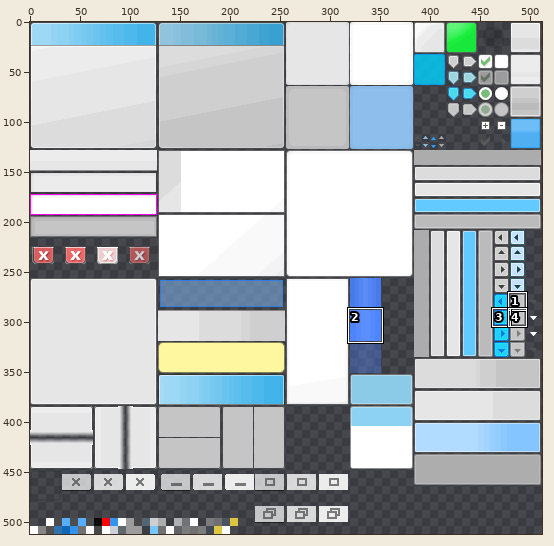
Sprite sheet: OpenSauce/Halo1/Halo1_CE/Resources/OpenSauceUI/textures/OpenSauceUISkin.png. Above, an overview of the earlier version with the close-up marked.
Close-up. Before:
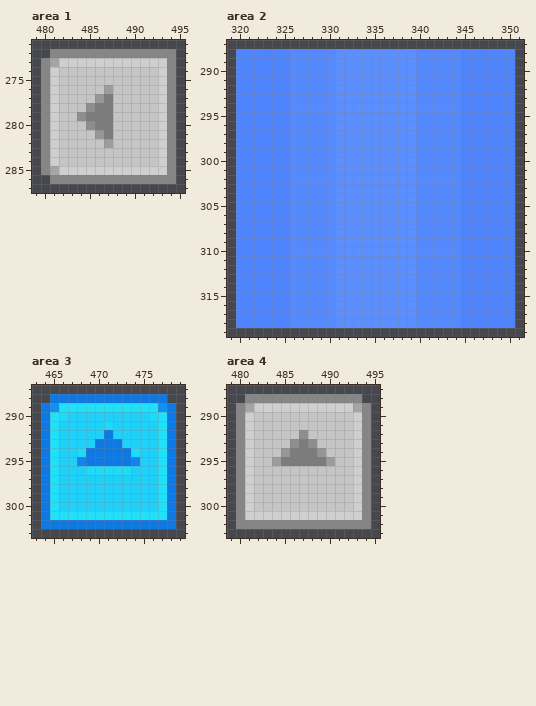
The file is 512x512 pixels. Pixels under 10% opacity are left out. Colours within 5 levels of each other are drawn and written as one. Shown: area 1: x 479..495, y 271..287; area 2: x 319..351, y 287..319; area 3: x 463..479, y 287..303; area 4: x 479..495, y 287..303. The commit also changed other parts of the picture, which this record leaves out.
After:
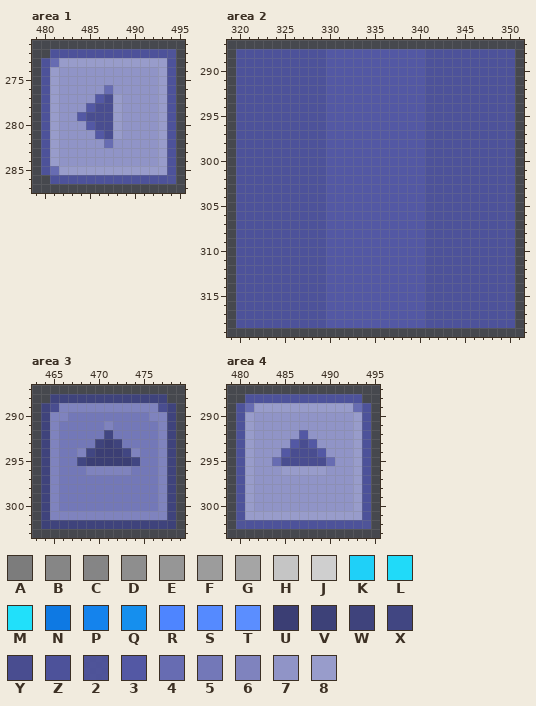
Palette (. is transparent): A #7c7c7c  B #868686  C #888888f5  D #8e8e8e  E #969696  F #9c9c9c  G #a5a5a5  H #c5c5c5  J #cfcfcf  K #1fd0f8  L #20daf9  M #21e0fa  N #0d7ae6fa  P #1483ed  Q #158fee  R #4e85ff  S #558aff  T #5b8eff  U #3b3e74  V #3d417af5  W #3f437c  X #414682  Y #494d90  Z #4d529a  2 #4f549cf5  3 #5358a4  4 #676cb2  5 #7378b8  6 #7f83be  7 #9094c7  8 #989ccb
The edit:
--- area 1
@@ x 479..495 @@
 271 .................
-272 ..BBBBBBBBBBBBBC.
-273 .BGJJJJJJJJJJJJB.
-274 .BJHHHHHHHHHHHJB.
-275 .BJHHHHHHHHHHHJB.
-276 .BJHHHHHFHHHHHJB.
-277 .BJHHHHEAHHHHHJB.
-278 .BJHHHDAAHHHHHJB.
-279 .BJHHDAAAHHHHHJB.
-280 .BJHHHDAAHHHHHJB.
-281 .BJHHHHEAHHHHHJB.
-282 .BJHHHHHFHHHHHJB.
-283 .BJHHHHHHHHHHHJB.
-284 .BJHHHHHHHHHHHJB.
-285 .BGJJJJJJJJJJJJB.
-286 ..BBBBBBBBBBBBBC.
+272 ..ZZZZZZZZZZZZZ2.
+273 .Z4888888888888Z.
+274 .Z8777777777778Z.
+275 .Z8777777777778Z.
+276 .Z8777774777778Z.
+277 .Z877773Y877778Z.
+278 .Z87773YY877778Z.
+279 .Z8773YYY877778Z.
+280 .Z87773YY877778Z.
+281 .Z877773Y877778Z.
+282 .Z8777774777778Z.
+283 .Z8777777777778Z.
+284 .Z8777777777778Z.
+285 .Z4888888888888Z.
+286 ..ZZZZZZZZZZZZZ2.
 287 .................
--- area 2
@@ x 319..351 @@
 287 .................................
-288 .RRRRRRSSSSSTTTTTTTTTSSSSSRRRRRR.
-289 .RRRRRRSSSSSTTTTTTTTTSSSSSRRRRRR.
-290 .RRRRRRSSSSSTTTTTTTTTSSSSSRRRRRR.
-291 .RRRRRRSSSSSTTTTTTTTTSSSSSRRRRRR.
-292 .RRRRRRSSSSSTTTTTTTTTSSSSSRRRRRR.
-293 .RRRRRRSSSSSTTTTTTTTTSSSSSRRRRRR.
-294 .RRRRRRSSSSSTTTTTTTTTSSSSSRRRRRR.
-295 .RRRRRRSSSSSTTTTTTTTTSSSSSRRRRRR.
-296 .RRRRRRSSSSSTTTTTTTTTSSSSSRRRRRR.
-297 .RRRRRRSSSSSTTTTTTTTTSSSSSRRRRRR.
-298 .RRRRRRSSSSSTTTTTTTTTSSSSSRRRRRR.
-299 .RRRRRRSSSSSTTTTTTTTTSSSSSRRRRRR.
-300 .RRRRRRSSSSSTTTTTTTTTSSSSSRRRRRR.
-301 .RRRRRRSSSSSTTTTTTTTTSSSSSRRRRRR.
-302 .RRRRRRSSSSSTTTTTTTTTSSSSSRRRRRR.
-303 .RRRRRRSSSSSTTTTTTTTTSSSSSRRRRRR.
-304 .RRRRRRSSSSSTTTTTTTTTSSSSSRRRRRR.
-305 .RRRRRRSSSSSTTTTTTTTTSSSSSRRRRRR.
-306 .RRRRRRSSSSSTTTTTTTTTSSSSSRRRRRR.
-307 .RRRRRRSSSSSTTTTTTTTTSSSSSRRRRRR.
-308 .RRRRRRSSSSSTTTTTTTTTSSSSSRRRRRR.
-309 .RRRRRRSSSSSTTTTTTTTTSSSSSRRRRRR.
-310 .RRRRRRSSSSSTTTTTTTTTSSSSSRRRRRR.
-311 .RRRRRRSSSSSTTTTTTTTTSSSSSRRRRRR.
-312 .RRRRRRSSSSSTTTTTTTTTSSSSSRRRRRR.
-313 .RRRRRRSSSSSTTTTTTTTTSSSSSRRRRRR.
-314 .RRRRRRSSSSSTTTTTTTTTSSSSSRRRRRR.
-315 .RRRRRRSSSSSTTTTTTTTTSSSSSRRRRRR.
-316 .RRRRRRSSSSSTTTTTTTTTSSSSSRRRRRR.
-317 .RRRRRRSSSSSTTTTTTTTTSSSSSRRRRRR.
-318 .RRRRRRSSSSSTTTTTTTTTSSSSSRRRRRR.
+288 .ZZZZZZZZZZ33333333333ZZZZZZZZZZ.
+289 .ZZZZZZZZZZ33333333333ZZZZZZZZZZ.
+290 .ZZZZZZZZZZ33333333333ZZZZZZZZZZ.
+291 .ZZZZZZZZZZ33333333333ZZZZZZZZZZ.
+292 .ZZZZZZZZZZ33333333333ZZZZZZZZZZ.
+293 .ZZZZZZZZZZ33333333333ZZZZZZZZZZ.
+294 .ZZZZZZZZZZ33333333333ZZZZZZZZZZ.
+295 .ZZZZZZZZZZ33333333333ZZZZZZZZZZ.
+296 .ZZZZZZZZZZ33333333333ZZZZZZZZZZ.
+297 .ZZZZZZZZZZ33333333333ZZZZZZZZZZ.
+298 .ZZZZZZZZZZ33333333333ZZZZZZZZZZ.
+299 .ZZZZZZZZZZ33333333333ZZZZZZZZZZ.
+300 .ZZZZZZZZZZ33333333333ZZZZZZZZZZ.
+301 .ZZZZZZZZZZ33333333333ZZZZZZZZZZ.
+302 .ZZZZZZZZZZ33333333333ZZZZZZZZZZ.
+303 .ZZZZZZZZZZ33333333333ZZZZZZZZZZ.
+304 .ZZZZZZZZZZ33333333333ZZZZZZZZZZ.
+305 .ZZZZZZZZZZ33333333333ZZZZZZZZZZ.
+306 .ZZZZZZZZZZ33333333333ZZZZZZZZZZ.
+307 .ZZZZZZZZZZ33333333333ZZZZZZZZZZ.
+308 .ZZZZZZZZZZ33333333333ZZZZZZZZZZ.
+309 .ZZZZZZZZZZ33333333333ZZZZZZZZZZ.
+310 .ZZZZZZZZZZ33333333333ZZZZZZZZZZ.
+311 .ZZZZZZZZZZ33333333333ZZZZZZZZZZ.
+312 .ZZZZZZZZZZ33333333333ZZZZZZZZZZ.
+313 .ZZZZZZZZZZ33333333333ZZZZZZZZZZ.
+314 .ZZZZZZZZZZ33333333333ZZZZZZZZZZ.
+315 .ZZZZZZZZZZ33333333333ZZZZZZZZZZ.
+316 .ZZZZZZZZZZ33333333333ZZZZZZZZZZ.
+317 .ZZZZZZZZZZ33333333333ZZZZZZZZZZ.
+318 .ZZZZZZZZZZ33333333333ZZZZZZZZZZ.
 319 .................................
--- area 3
@@ x 463..479 @@
 287 .................
-288 ..NNNNNNNNNNNNN..
-289 .NQMMMMMMMMMMMQN.
-290 .NMLKKKKKKKKKLMN.
-291 .NMKKKKKLKKKKKMN.
-292 .NMKKKKKNKKKKKMN.
-293 .NMKKKKNNNKKKKMN.
-294 .NMKKLNNNNNLKKMN.
-295 .NMKKPNNNNNPKKMN.
-296 .NMKKKLLLLLKKKMN.
-297 .NMKKKKKKKKKKKMN.
-298 .NMKKKKKKKKKKKMN.
-299 .NMKKKKKKKKKKKMN.
-300 .NMKKKKKKKKKKKMN.
-301 .NMMMMMMMMMMMMMN.
-302 .NNNNNNNNNNNNNNN.
+288 ..WWWWWWWWWWWWW..
+289 .WY66666666666YW.
+290 .W6655555555566W.
+291 .W6555556555556W.
+292 .W655555X555556W.
+293 .W65555WUW55556W.
+294 .W6556XUUUX6556W.
+295 .W655XUUUUUX556W.
+296 .W6555666665556W.
+297 .W6555555555556W.
+298 .W6555555555556W.
+299 .W6555555555556W.
+300 .W6555555555556W.
+301 .W6666666666666W.
+302 .VWWWWWWWWWWWWWV.
 303 .................
--- area 4
@@ x 479..495 @@
 287 .................
-288 ..BBBBBBBBBBBBB..
-289 .BGJJJJJJJJJJJGB.
-290 .BJHHHHHHHHHHHJB.
-291 .BJHHHHHHHHHHHJB.
-292 .BJHHHHHDHHHHHJB.
-293 .BJHHHHDADHHHHJB.
-294 .BJHHHEAAAEHHHJB.
-295 .BJHHFAAAAAFHHJB.
-296 .BJHHHHHHHHHHHJB.
-297 .BJHHHHHHHHHHHJB.
-298 .BJHHHHHHHHHHHJB.
-299 .BJHHHHHHHHHHHJB.
-300 .BJHHHHHHHHHHHJB.
-301 .BJJJJJJJJJJJJJB.
-302 .CBBBBBBBBBBBBBC.
+288 ..ZZZZZZZZZZZZZ..
+289 .Z4888888888884Z.
+290 .Z8777777777778Z.
+291 .Z8777777777778Z.
+292 .Z8777773777778Z.
+293 .Z877773Y377778Z.
+294 .Z87773YYY37778Z.
+295 .Z8774YYYYY4778Z.
+296 .Z8777888887778Z.
+297 .Z8777777777778Z.
+298 .Z8777777777778Z.
+299 .Z8777777777778Z.
+300 .Z8777777777778Z.
+301 .Z8888888888888Z.
+302 .2ZZZZZZZZZZZZZ2.
 303 .................
Where, in picture pixels (left, top, right, bottom), the same in both close-ups:
changed: (41, 49, 176, 184)
changed: (236, 49, 515, 328)
changed: (41, 394, 176, 529)
changed: (236, 394, 371, 529)
